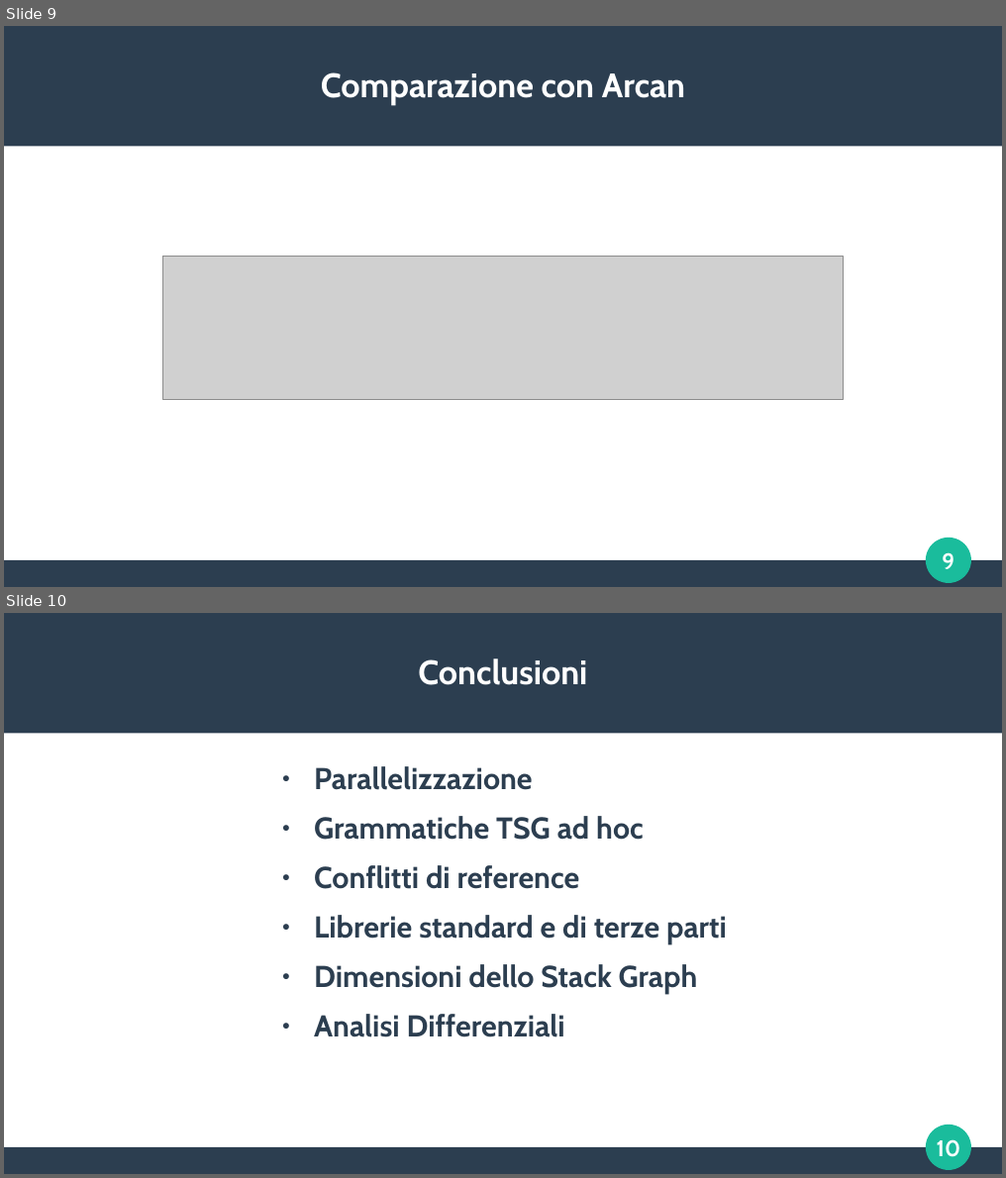
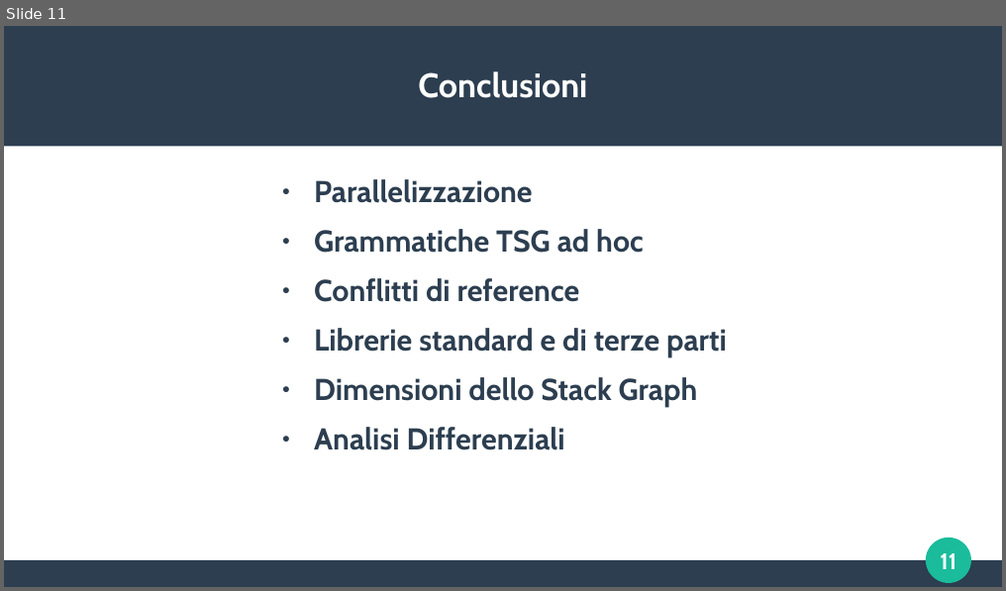
Before and after one commit to frefolli/skullian-thesis, a slide deck: slides.odp. Shown one above the other, each under a label of ours: slides 9 and 10 before the commit, slide 11 after it. The pictures are 1006x1178 and 1006x591 pixels, drawn with LibreOffice and Linux fonts; fonts in the diff are those of the drawing; grey boxes stand for pictures. Boxes give left, top, right and bottom in pixels: in the first picture for what was removed or moved away, otherwise in the second. Text is boxed around its words. In the diff, an @@ line names an element or a change of style, - is before the commit and + after.

```diff
--- a/slides.odp
+++ b/slides.odp
@@ slide 9 removed at (4,26,1002,587), background #FFFFFF; not listed: 4 template elements that a slide beside it also shows @@
@@ title removed at (321,73,685,105) @@
-Comparazione con Arcan
@@ picture removed at (163,256,844,400) @@
@@ what was slide 10 is now slide 11 @@
@@ page number at (940,554,956,570): text changed @@
-10
+11
```
Also in this commit, not shown: 2 slides changed, 4 slides added, 2 other slides removed, 1 other file.
